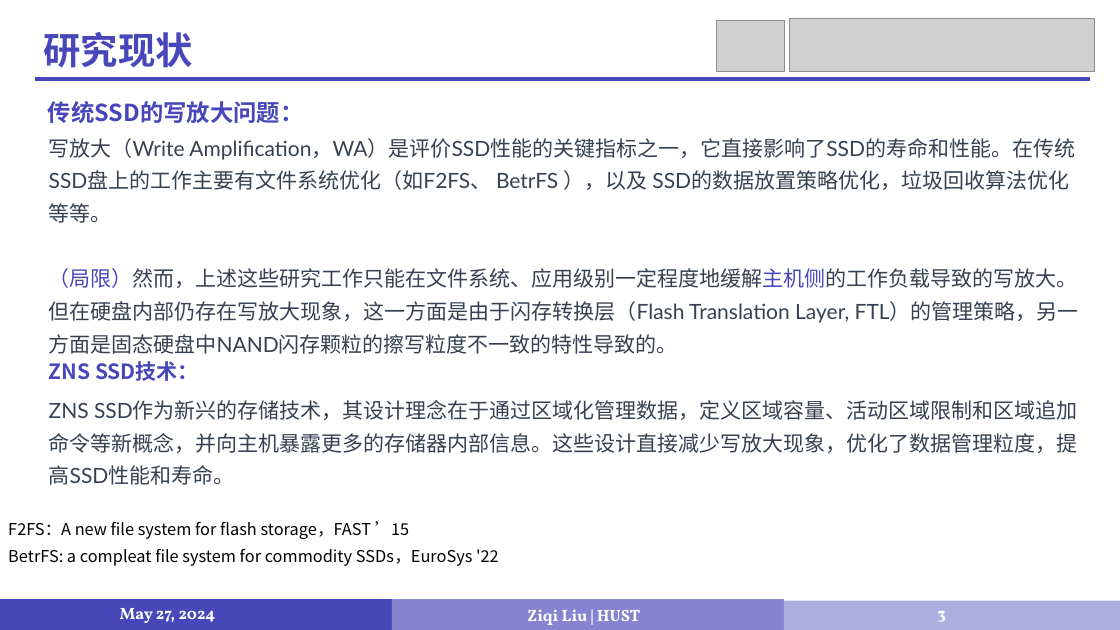
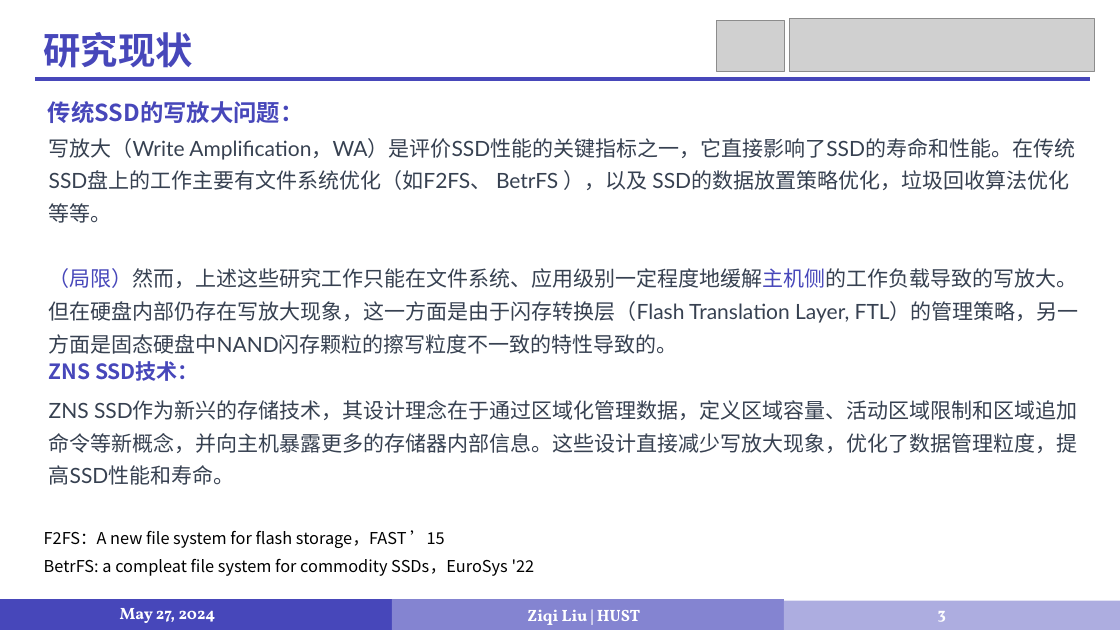
Before and after one commit to LiuziqiOvO/md, a slide deck: slide 3 of 毕设/毕设答辩.pptx. Drawn at 1120x630 pixels with LibreOffice and Linux fonts; fonts in the diff are those of the drawing; grey boxes stand for pictures. Boxes give left, top, right and bottom in pixels: in the first picture for what was removed or moved away, otherwise in the second. Text is boxed around its words. In the diff, an @@ line names an element or a change of style, - is before the commit and + after.

```diff
--- a/毕设/毕设答辩.pptx
+++ b/毕设/毕设答辩.pptx
@@ text "F2FS：A new file system for ..." moved from (x1=8, y1=521, x2=499, y2=566) to (x1=44, y1=530, x2=535, y2=576) @@
```
Also in this commit, not shown: 4 other slides changed, 1 slide removed, 2 other files.
